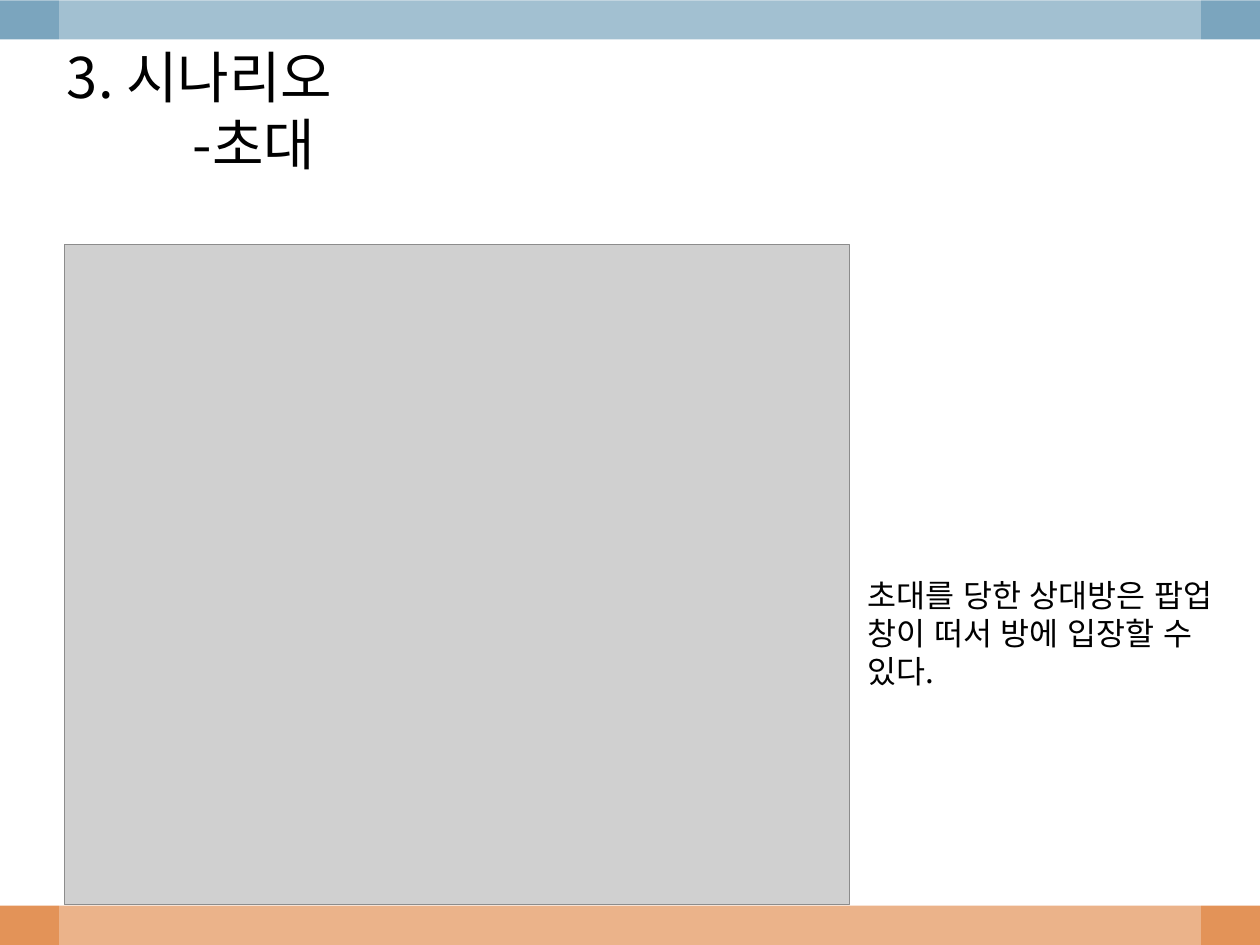
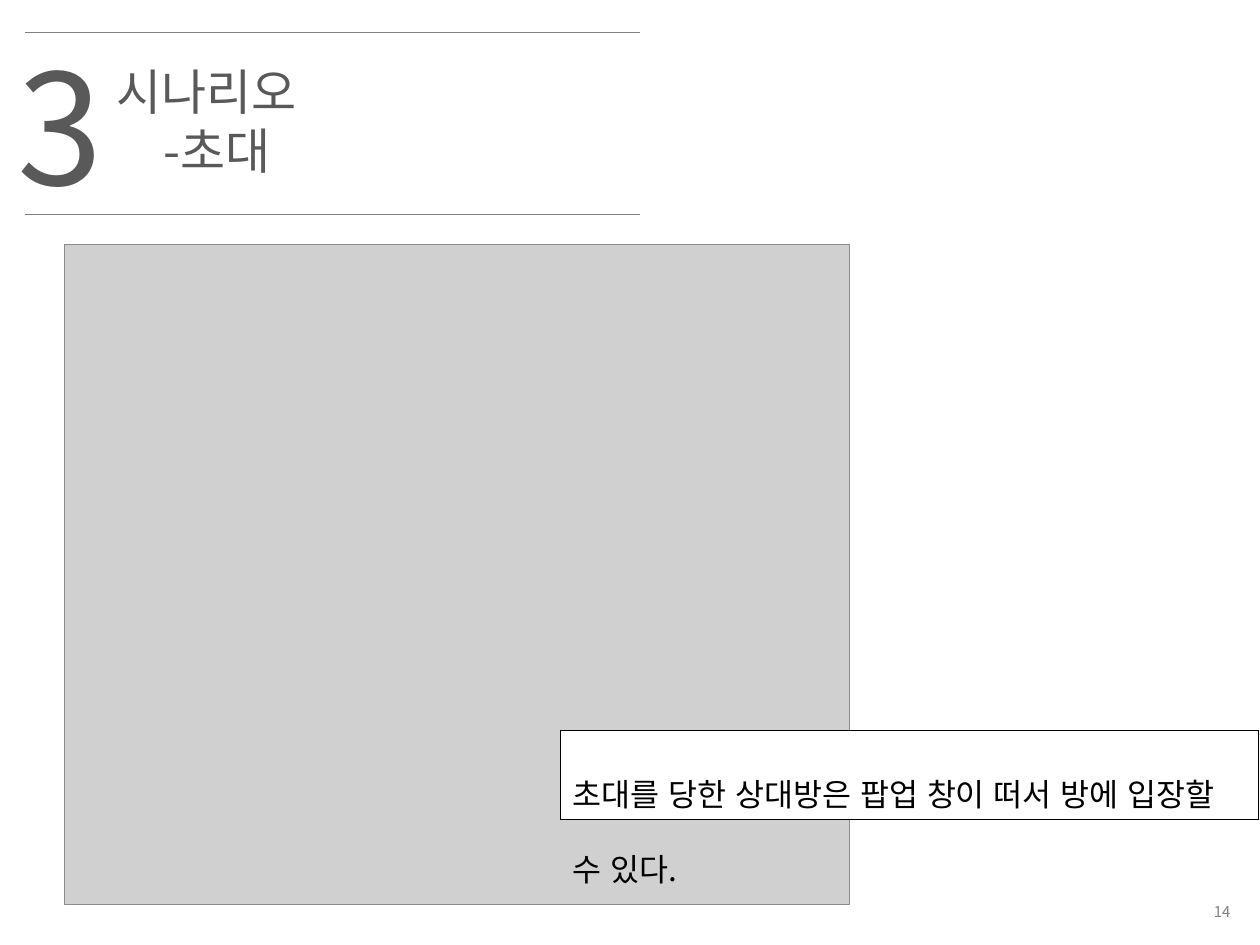
Before and after one commit to imjihun/EglobalStudy, a slide deck: slide 15 of ppt/chatting.pptx. Drawn at 1260x945 pixels with LibreOffice and Linux fonts; fonts in the diff are those of the drawing; grey boxes stand for pictures; background and template pictures are left out. Boxes give left, top, right and bottom in pixels: in the first picture for what was removed or moved away, otherwise in the second. Text is boxed around its words. In the diff, an @@ line names an element or a change of style, - is before the commit and + after.

```diff
--- a/ppt/chatting.pptx
+++ b/ppt/chatting.pptx
@@ rectangle removed at [0,0,1260,39] @@
@@ rectangle removed at [59,0,1201,945] @@
@@ text added at [17,32,102,215], 88 pt, text #595959 @@
+3
@@ line added from (25, 33) to (640, 33), #808080 0.75 pt @@
@@ text "시나리오": place and size @@
-text "시나리오" at [67,51,332,170]
+text "시나리오" at [117,69,297,173]
@@ text at [117,69,297,114]: text changed; size 32 to 28 pt; text colour #000000 to #595959 @@
-3. 시나리오
+시나리오
@@ text at [164,128,271,173]: size 32 to 28 pt, text colour #000000 to #595959 in "-초대"; indent changed @@
@@ line added from (25, 214) to (640, 214), #808080 0.75 pt @@
@@ rectangle "초대를 당한 상대방은 팝업 창이 ...": place and size @@
-rectangle "초대를 당한 상대방은 팝업 창이 ..." at [867,581,1213,686]
+rectangle "초대를 당한 상대방은 팝업 창이 ..." at [561,731,1259,820]
@@ rectangle "초대를 당한 상대방은 팝업 창이 ..." at [561,731,1259,820]: line spacing 1 to 2; fill none to #FFFFFF; outline none to #000000 0.75 pt @@
@@ rectangle removed at [0,906,1260,945] @@
@@ page number added at [1214,906,1231,917], 8.5 pt, text #808080 @@
+14
```
Also in this commit, not shown: 31 other slides changed, 2 slides added, 1 slide removed, 1 other file.
